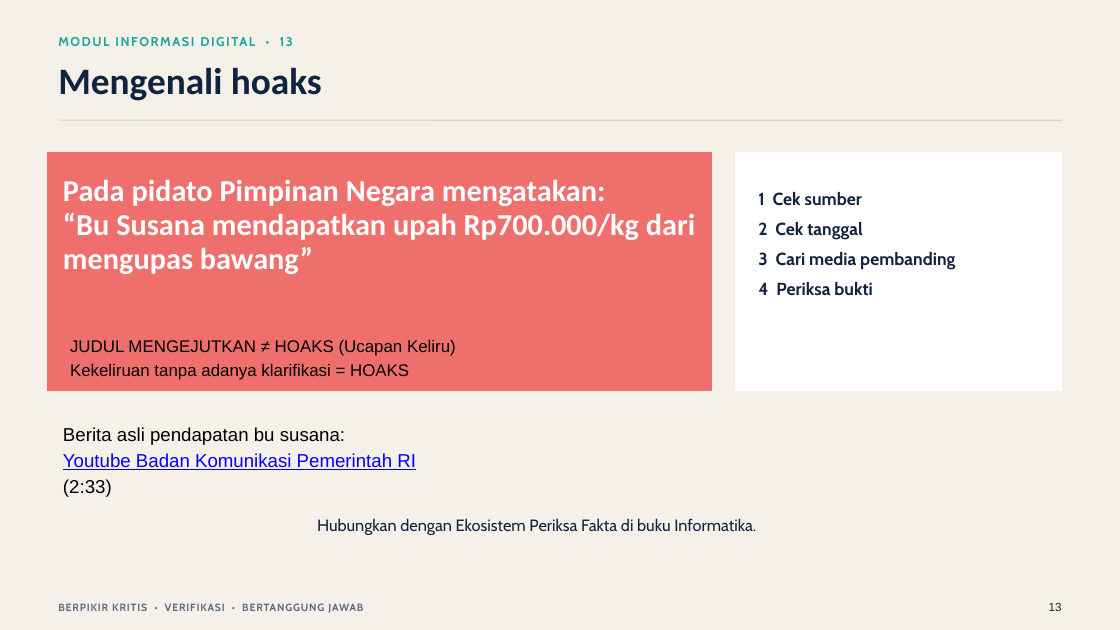
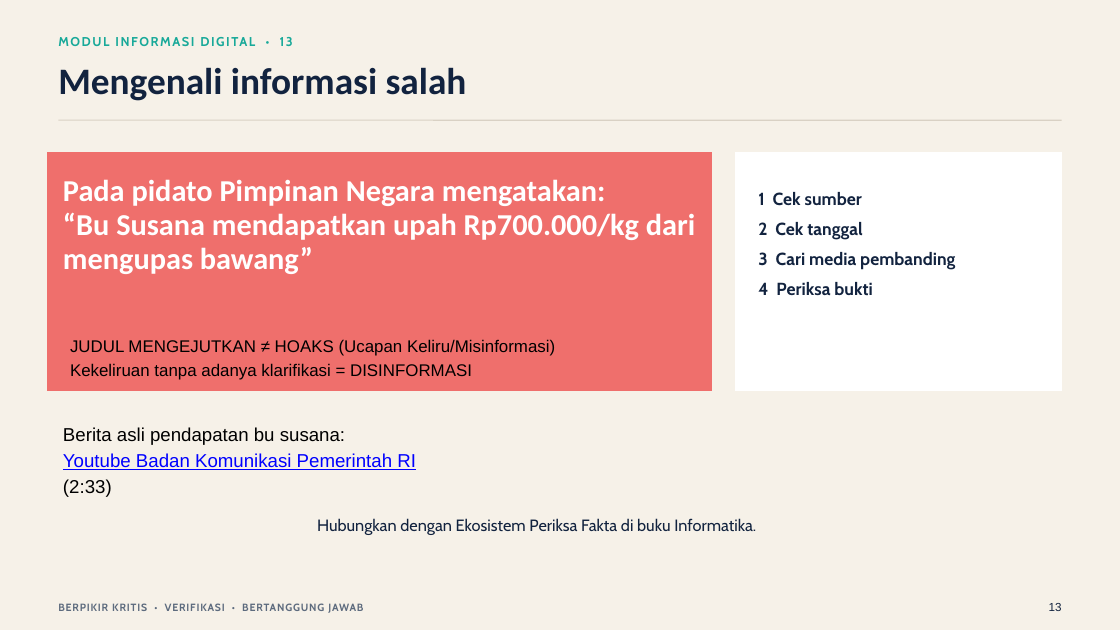
Before and after one commit to ibnuallikapw/TugasKumpul, a slide deck: slide 15 of Materi/Materi Mensin Pencari.pptx (slide 13 before the commit). Drawn at 1120x630 pixels with LibreOffice and Linux fonts; fonts in the diff are those of the drawing. Boxes give left, top, right and bottom in pixels: in the first picture for what was removed or moved away, otherwise in the second. Text is boxed around its words. In the diff, an @@ line names an element or a change of style, - is before the commit and + after.

```diff
--- a/Materi/Materi Mensin Pencari.pptx
+++ b/Materi/Materi Mensin Pencari.pptx
@@ text at (58,67,467,101): text changed @@
-Mengenali hoaks
+Mengenali informasi salah
@@ text at (70,339,555,380): text changed @@
-JUDUL MENGEJUTKAN ≠ HOAKS (Ucapan Keliru)
-Kekeliruan tanpa adanya klarifikasi = HOAKS
+JUDUL MENGEJUTKAN ≠ HOAKS (Ucapan Keliru/Misinformasi)
+Kekeliruan tanpa adanya klarifikasi = DISINFORMASI
```
Also in this commit, not shown: 1 other slide changed, 3 slides added.
